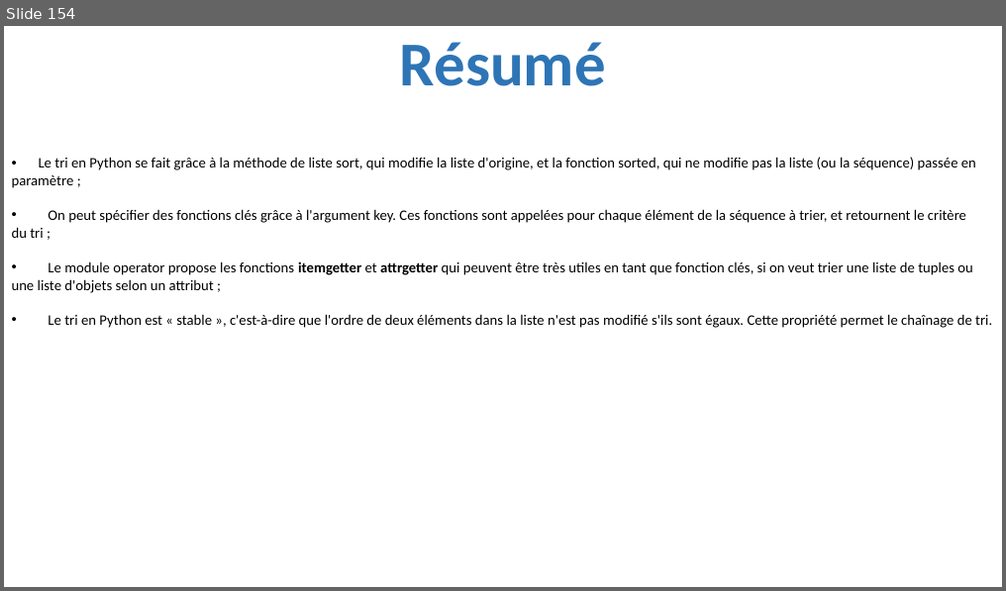
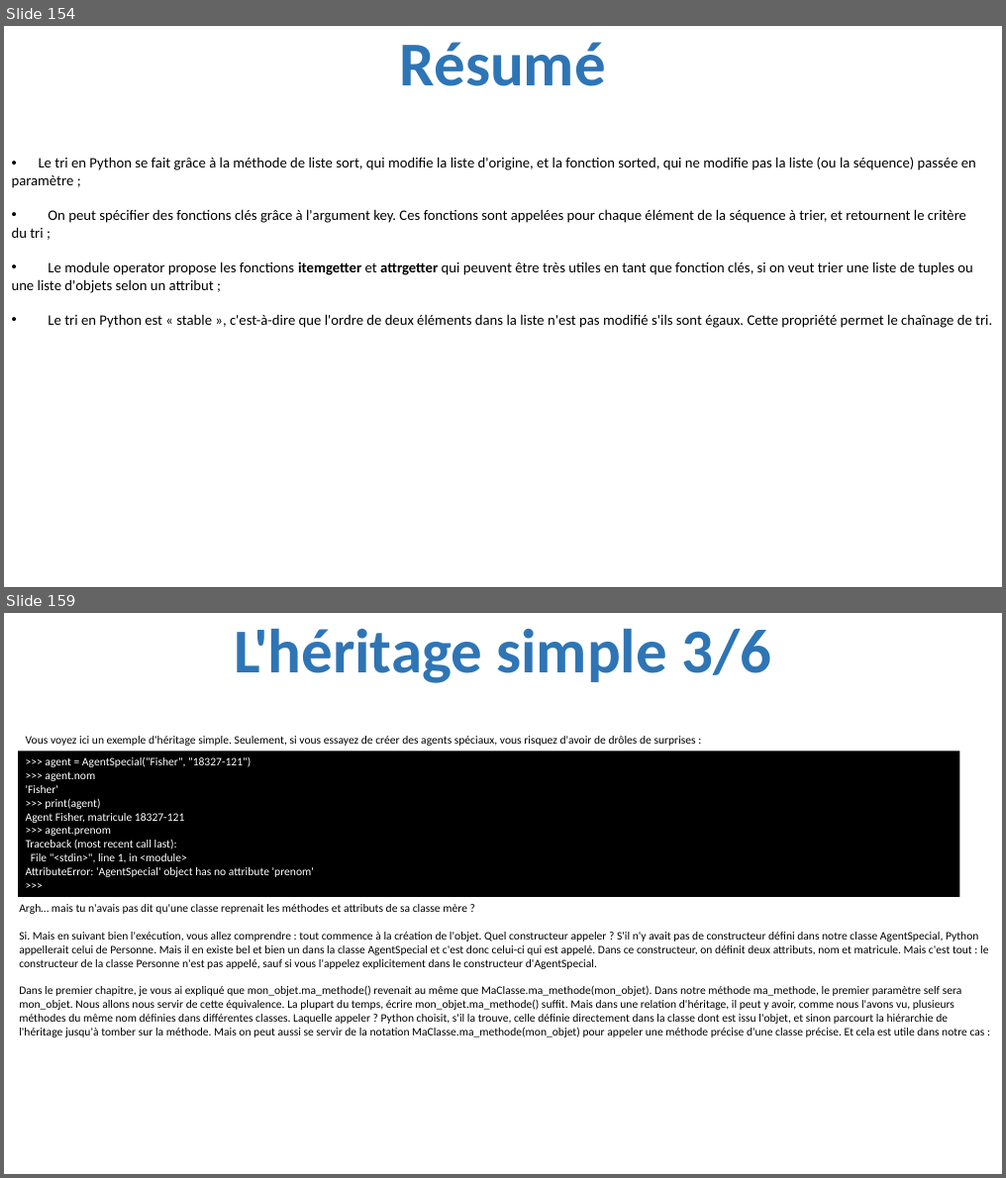
Before and after one commit to julienPalleau/PythonDoc, a slide deck: Python-resume.pptx. Shown one above the other, each under a label of ours: slide 154 before the commit, slides 154 and 159 after it; the slides between them are not shown. The pictures are 1006x591 and 1006x1178 pixels, drawn with LibreOffice and Linux fonts; fonts in the diff are those of the drawing. Boxes give left, top, right and bottom in pixels: in the first picture for what was removed or moved away, otherwise in the second. Text is boxed around its words. In the diff, an @@ line names an element or a change of style, - is before the commit and + after.

```diff
--- a/Python-resume.pptx
+++ b/Python-resume.pptx
@@ slide 159 added at box(4, 613, 1002, 1174), background #FFFFFF @@
@@ title added at box(234, 628, 771, 683), 60 pt, text #2E75B6, bold @@
+L'héritage simple 3/6
@@ rectangle added at box(18, 751, 960, 897), fill #000000, 11 pt, text #FFFFFF @@
+>>> agent = AgentSpecial("Fisher", "18327-121")
+>>> agent.nom
+'Fisher'
+>>> print(agent)
+Agent Fisher, matricule 18327-121
+>>> agent.prenom
+Traceback (most recent call last):
+File "<stdin>", line 1, in <module>
+AttributeError: 'AgentSpecial' object has no attribute 'prenom'
+>>>
@@ text added at box(26, 736, 696, 746), 11 pt, text #000000 @@
+Vous voyez ici un exemple d'héritage simple. Seulement, si vous essayez de créer des agents spéciaux, vous risquez d'avoir de drôles de surprises :
@@ text added at box(19, 904, 988, 1038), 11 pt, text #000000 @@
+Argh… mais tu n'avais pas dit qu'une classe reprenait les méthodes et attributs de sa classe mère ?
+Si. Mais en suivant bien l'exécution, vous allez comprendre : tout commence à la création de l'objet. Quel constructeur appeler ? S'il n'y avait pas de constructeur défini dans notre classe AgentSpecial, Python appellerait celui de Personne. Mais il en existe bel et bien un dans la classe AgentSpecial et c'est donc celui-ci qui est appelé. Dans ce constructeur, on définit deux attributs, nom et matricule. Mais c'est tout : le constructeur de la classe Personne n'est pas appelé, sauf si vous l'appelez explicitement dans le constructeur d'AgentSpecial.
+Dans le premier chapitre, je vous ai expliqué que mon_objet.ma_methode() revenait au même que MaClasse.ma_methode(mon_objet). Dans notre méthode ma_methode, le premier paramètre self sera mon_objet. Nous allons nous servir de cette équivalence. La plupart du temps, écrire mon_objet.ma_methode() suffit. Mais dans une relation d'héritage, il peut y avoir, comme nous l'avons vu, plusieurs méthodes du même nom définies dans différentes classes. Laquelle appeler ? Python choisit, s'il la trouve, celle définie directement dans la classe dont est issu l'objet, et sinon parcourt la hiérarchie de l'héritage jusqu'à tomber sur la méthode. Mais on peut aussi se servir de la notation MaClasse.ma_methode(mon_objet) pour appeler une méthode précise d'une classe précise. Et cela est utile dans notre cas :
```
Also in this commit, not shown: 12 other slides added.
